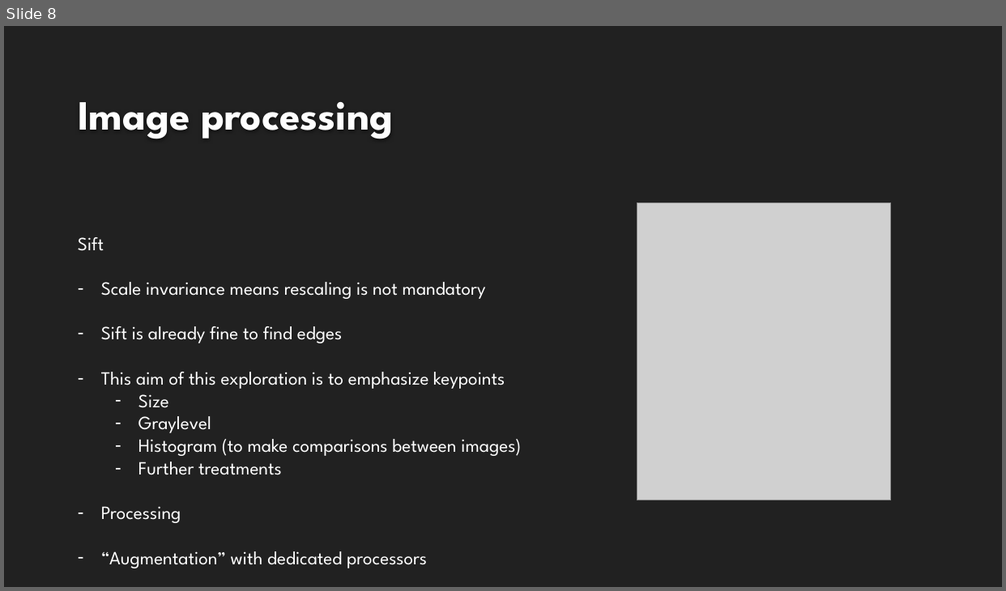
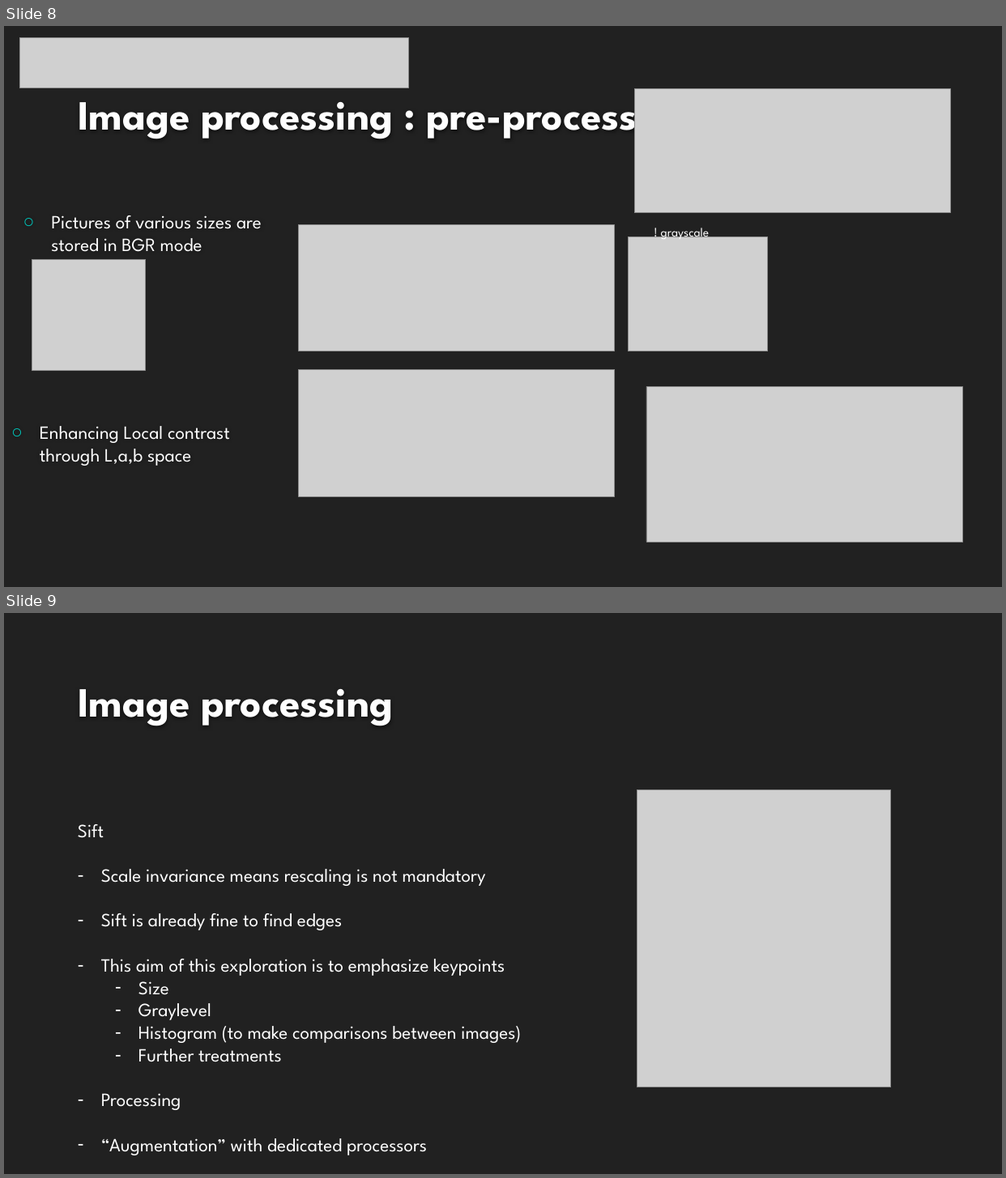
Before and after one commit to EtienneLardeur/P6_ClassificationEngine, a slide deck: P6_02_Support.pptx. Shown one above the other, each under a label of ours: slide 8 before the commit, slides 8 and 9 after it. The pictures are 1006x591 and 1006x1178 pixels, drawn with LibreOffice and Linux fonts; fonts in the diff are those of the drawing; grey boxes stand for pictures; background and template pictures are left out. Boxes give left, top, right and bottom in pixels: in the first picture for what was removed or moved away, otherwise in the second. Text is boxed around its words. In the diff, an @@ line names an element or a change of style, - is before the commit and + after.

```diff
--- a/P6_02_Support.pptx
+++ b/P6_02_Support.pptx
@@ slide 8 added at bbox=[4, 26, 1002, 587], background #212121 @@
@@ picture added at bbox=[19, 37, 408, 88] @@
@@ title added at bbox=[78, 88, 637, 142], 40 pt, text #FEFEFE, bold @@
+Image processing : pre-process
@@ picture added at bbox=[634, 89, 950, 213] @@
@@ text added at bbox=[51, 216, 262, 252], 18 pt, text #FFFFFF @@
+○ Pictures of various sizes are stored in BGR mode
@@ picture added at bbox=[299, 225, 615, 351] @@
@@ picture added at bbox=[628, 237, 768, 351] @@
@@ text added at bbox=[661, 228, 710, 241], 12 pt, text #FFFFFF @@
+! grayscale
@@ picture added at bbox=[32, 259, 147, 370] @@
@@ picture added at bbox=[299, 369, 615, 497] @@
@@ picture added at bbox=[646, 386, 962, 542] @@
@@ text added at bbox=[40, 426, 230, 466], 18 pt, text #FFFFFF @@
+○ Enhancing Local contrast through L,a,b space
@@ what was slide 8 is now slide 9 @@
```
Also in this commit, not shown: 1 slide changed, 3 other slides added, 1 slide removed.
